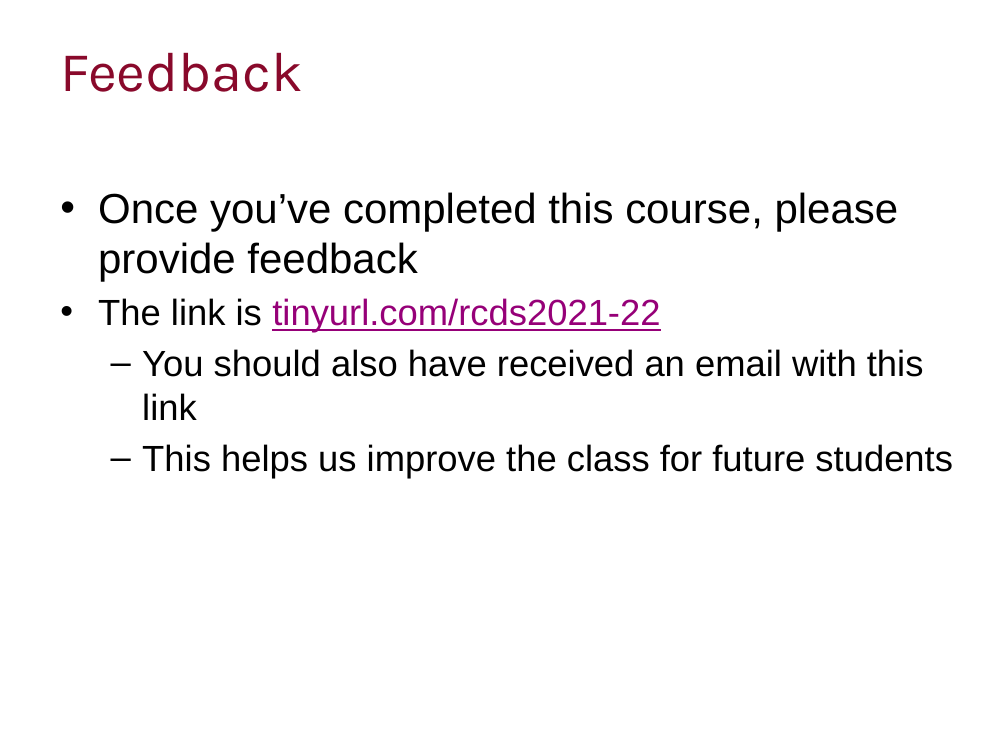
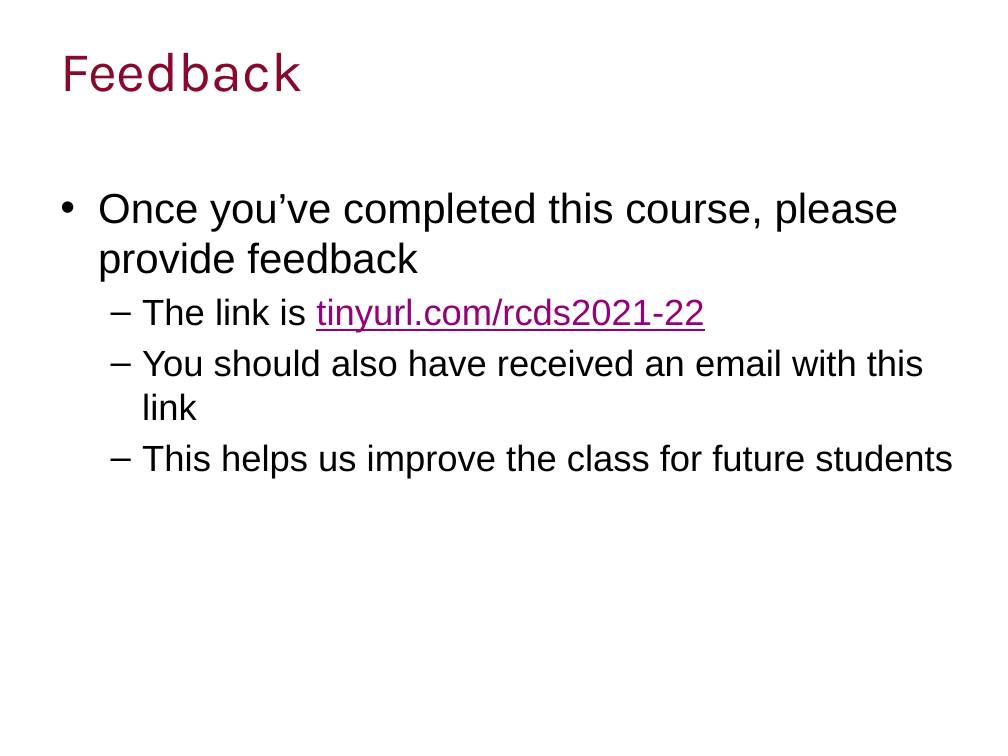
Before and after one commit to ImperialCollegeLondon/RCDS-numerical-computing-in-python-with-numpy-and-scipy, a slide deck: slide 4 of Numerical Computing Python Slides.pptx. Drawn at 1008x756 pixels with LibreOffice and Linux fonts; fonts in the diff are those of the drawing; background and template pictures are left out. Boxes give left, top, right and bottom in pixels: in the first picture for what was removed or moved away, otherwise in the second. Text is boxed around its words. In the diff, an @@ line names an element or a change of style, - is before the commit and + after.

Commit message:
Minor formatting fix

```diff
--- a/Numerical Computing Python Slides.pptx
+++ b/Numerical Computing Python Slides.pptx
@@ text at <box>142,298,704,333</box>: bullet • to –; list level 1 to 2 in "The link is tinyurl.com/rcds2021-22" @@
```
